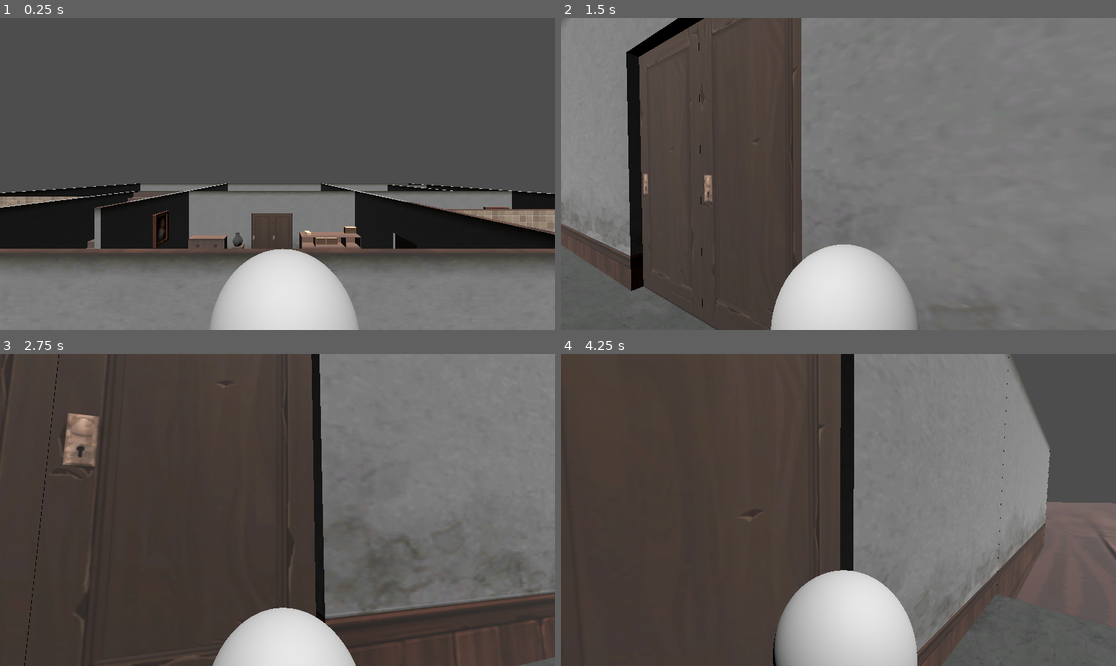
Above: before the commit, frames 1-4 (two rows, left to right).
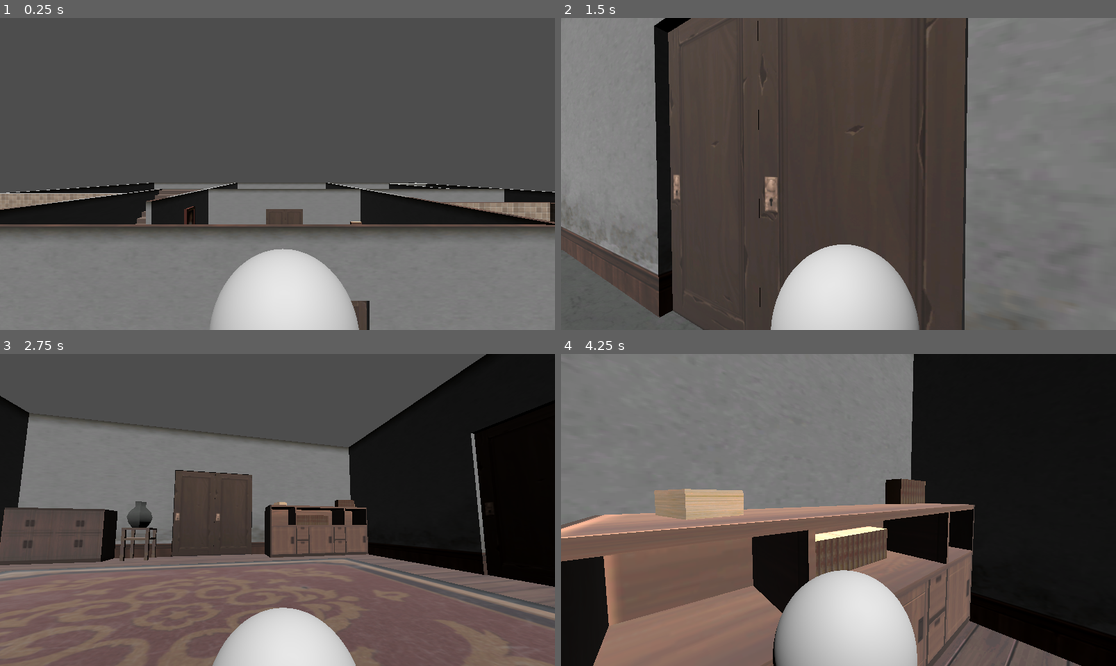
Above: after the commit, the same moments.

Repository: ChrFli/apl-beleuchtung-und-rendering
Game: Godot game, scene res://scenes/test_scene.tscn
Same seed, same stepped clock (60 frames per second), same inputs: the game is played once before the commit and once after it. This scene is started directly instead of the project's main scene.
Inputs (mouse positions are in pixels of both pictures, inside the frame that each line leads up to):
- Up to frame 1 (0.25 s): no input
- Up to frame 2 (1.5 s): tap Enter (ui_accept) at 0.5, 0.77, 0.8, 1.07, 1.35 s; move the mouse to (866, 174) at 0.52 s; hold Up (ui_up) from 0.53 s (still down); tap E (interact) at 0.6 s; move the mouse to (810, 174) at 1.27 s
- Up to frame 3 (2.75 s): keep holding Up (ui_up); tap Enter (ui_accept) at 1.52, 1.82, 2.3 s; tap E (interact) at 1.55, 2.1 s; move the mouse to (288, 503) at 2.02 s
- Up to frame 4 (4.25 s): keep holding Up (ui_up); move the mouse to (832, 516) at 2.77 s; tap E (interact) at 2.85 s; tap Enter (ui_accept) at 3.02, 3.32, 3.6, 3.77, 4.07 s; move the mouse to (877, 513) at 3.52 s

The runs differ from the first frame. In frame 1, 17% of the frame differs, in the area x 0-100%, y 52-100%; in frame 2, 33%; in frame 3, 72%; in frame 4, 86%, in the area x 0-100%, y 0-100%.

Commit message:
Revert "IDk"
This reverts commit 77a4ff1b30c855f7bed836869377c680aaf1dde8.

Diff:
--- a/Interactables/key.gd
+++ /dev/null
@@ -1,20 +0,0 @@
-extends StaticBody3D
-
-var toggle = false
-var interactable = true
-
-func interact():
-	if interactable:
-		interactable = false
-		toggle = !toggle
-
-		# Find the player node in the "player" group
-		var player = get_tree().get_nodes_in_group("player")[0]  # Assuming there's only one player
-
-		if player:
-			player.pick_up_key()  # Let the character know it picked up the key
-			queue_free()  # Remove the key from the scene
-			player.has_key = true  # Directly set the has_key status to true when the key is collected
-
-		await get_tree().create_timer(1.0, false).timeout
-		interactable = true
--- a/scenes/DoubleDoors.tscn
+++ b/scenes/DoubleDoors.tscn
@@ -144,7 +144,7 @@
 playeranimation = NodePath("../../AnimationPlayer")
 
 [node name="門002" type="MeshInstance3D" parent="hinge1/StaticBody3D"]
-transform = Transform3D(10.098, 0, 0, 0, 0, 10.098, 0, -10.098, 0, 0.00373018, -1.08718, -0.0179876)
+transform = Transform3D(10.098, 0, 0, 0, -4.41398e-07, 10.098, 0, -10.098, -4.41398e-07, 0.00373018, -1.08718, -0.0179876)
 mesh = SubResource("ArrayMesh_i13jd")
 skeleton = NodePath("")
 
--- a/scenes/Worldtester.tscn
+++ b/scenes/Worldtester.tscn
@@ -1,9 +1,8 @@
-[gd_scene load_steps=7 format=3 uid="uid://cs0j2mkyn65g1"]
+[gd_scene load_steps=6 format=3 uid="uid://cs0j2mkyn65g1"]
 
 [ext_resource type="PackedScene" uid="uid://drxna0qrhrswo" path="res://scenes/door.tscn" id="1_22fkl"]
 [ext_resource type="PackedScene" uid="uid://chtutpgwaitak" path="res://scenes/char_dummy.tscn" id="2_bfdo2"]
 [ext_resource type="PackedScene" uid="uid://ce244th5ihfds" path="res://scenes/DoubleDoors.tscn" id="3_sq84n"]
-[ext_resource type="PackedScene" uid="uid://btq4psiatfjmu" path="res://Interactables/key.tscn" id="4_kv6a0"]
 
 [sub_resource type="BoxShape3D" id="BoxShape3D_iquhi"]
 size = Vector3(1, 0.942383, 1)
@@ -26,8 +25,7 @@
 transform = Transform3D(1, 0, 0, 0, 1, 0, 0, 0, 1, -0.00548887, 1.24774, -0.00220132)
 
 [node name="OmniLight3D" type="OmniLight3D" parent="."]
-transform = Transform3D(1.37306, 0, 0, 0, 1, 0, 0, 0, 1, 0, 0.663662, 0.985437)
-omni_range = 11.4552
+transform = Transform3D(1, 0, 0, 0, 1, 0, 0, 0, 1, 0, 0.663662, 0.985437)
 
 [node name="StaticBody3D2" type="StaticBody3D" parent="."]
 transform = Transform3D(1, 0, 0, 0, 1, 0, 0, 0, 1, 1.77968, 8.73693, -14.2168)
@@ -45,6 +43,3 @@
 
 [node name="DoubleDoors" parent="." instance=ExtResource("3_sq84n")]
 transform = Transform3D(1, 0, 0, 0, 1, 0, 0, 0, 1, 2.17882, 1.29076, -0.246839)
-
-[node name="Key" parent="." instance=ExtResource("4_kv6a0")]
-transform = Transform3D(1, 0, 0, 0, 1, 0, 0, 0, 1, -3.12068, 0.896022, 4.66502)
--- a/scenes/test_scene.tscn
+++ b/scenes/test_scene.tscn
@@ -5,7 +5,7 @@
 [ext_resource type="PackedScene" uid="uid://eelx8utxq7f2" path="res://scenes/collision_walls.tscn" id="3_0v6e8"]
 [ext_resource type="PackedScene" uid="uid://drxna0qrhrswo" path="res://scenes/door.tscn" id="4_ahox0"]
 [ext_resource type="PackedScene" uid="uid://ce244th5ihfds" path="res://scenes/DoubleDoors.tscn" id="4_uksla"]
-[ext_resource type="PackedScene" uid="uid://btq4psiatfjmu" path="res://Interactables/key.tscn" id="6_3plwi"]
+[ext_resource type="PackedScene" uid="uid://dkmni3owxoxev" path="res://scenes/char_Zombie.tscn" id="6_6lgxh"]
 
 [sub_resource type="BoxShape3D" id="BoxShape3D_pb7eb"]
 size = Vector3(500, 1, 500)
@@ -52,7 +52,7 @@
 [node name="Test_Scene" type="Node3D"]
 
 [node name="CharDummy" parent="." instance=ExtResource("2_hk53w")]
-transform = Transform3D(0.1, 0, 0, 0, 0.1, 0, 0, 0, 0.1, 2.17941, -1.26832, 36.6214)
+transform = Transform3D(0.1, 0, 0, 0, 0.1, 0, 0, 0, 0.1, -0.409973, -1.39336, 40.3797)
 
 [node name="Camera3D" type="Camera3D" parent="."]
 transform = Transform3D(1, 0, 0, 0, 1, 0, 0, 0, 1, -2.84734, 52.9313, 364.541)
@@ -80,7 +80,7 @@
 transform = Transform3D(0.1, 0, 0, 0, -4.37114e-09, 0.1, 0, -0.1, -4.37114e-09, 0, -15.0556, 0)
 
 [node name="Door" parent="." instance=ExtResource("4_ahox0")]
-transform = Transform3D(-1.83594e-07, 0, -4.20013, 0, 4.28676, 0, 4.20013, 0, -1.83594e-07, 17.4045, -12.9319, 15.0905)
+transform = Transform3D(-1.83594e-07, 0, -4.20013, 0, 4.28676, 0, 4.20013, 0, -1.83594e-07, 17.3453, -12.9319, 15.1175)
 
 [node name="Door2" parent="." instance=ExtResource("4_ahox0")]
 transform = Transform3D(-4.32277, 0, 3.66223e-07, 0, 4.26267, 0, -3.77909e-07, 0, -4.18911, 23.1952, -12.8605, 20.1744)
@@ -97,5 +97,8 @@
 [node name="Door4" parent="." instance=ExtResource("4_ahox0")]
 transform = Transform3D(-1.88954e-07, 0, 4.18911, 0, 4.26267, 0, -4.32277, 0, -1.83112e-07, -15.0763, -12.8438, -16.5502)
 
-[node name="Key" parent="." instance=ExtResource("6_3plwi")]
-transform = Transform3D(3.90397, 0, 0, 0, 3.90397, 0, 0, 0, 3.90397, -5.38974, -13.9283, 32.6462)
+[node name="CharacterBody3D" parent="." instance=ExtResource("6_6lgxh")]
+transform = Transform3D(0.707107, 0, -0.707107, 0, 1, 0, 0.707107, 0, 0.707107, 33.2738, -17.7076, 12.0083)
+
+[node name="CharacterBody3D2" parent="." instance=ExtResource("6_6lgxh")]
+transform = Transform3D(-0.707107, 0, 0.707107, 0, 1, 0, -0.707107, 0, -0.707107, 38.433, -17.7252, 17.3928)
--- a/scripts/char_dummy.gd
+++ b/scripts/char_dummy.gd
@@ -8,18 +8,11 @@
 @onready var head = $Head
 @onready var camera = $Head/Camera3D
 
-var has_key = false
 
-# Function to return the current state of has_key
-func _haskey():
-	return has_key
 
-func pick_up_key():
-	has_key = true
 
 func _ready():
 	Input.set_mouse_mode(Input.MOUSE_MODE_CAPTURED)
-	add_to_group("player")
 
 func _unhandled_input(event: InputEvent):
 	if event is InputEventMouseMotion:
--- a/scripts/char_zombie.gd
+++ b/scripts/char_zombie.gd
@@ -1,15 +1,67 @@
+#extends CharacterBody3D
+#
+#
+#const SPEED = 5.0
+#const JUMP_VELOCITY = 4.5
+#const GRAVITY = 10
+#@onready  var pivot = $Head
+#@onready var camera = $Head/SpringArm3D/Camera3D
+#@export var sens =0.5
+#
+#func _ready():
+	#Input.mouse_mode = Input.MOUSE_MODE_CAPTURED
+	#
+#func _input(event):
+	#if event is InputEventMouseMotion:
+		#pivot.rotate_y(deg_to_rad(-event.relative.x * sens))
+		#pivot.rotate_x(deg_to_rad(-event.relative.y * sens))
+		#camera.rotation.x = clamp(pivot.rotation.x, deg_to_rad(-40), deg_to_rad(45))
+		#
+	#
+#func _physics_process(delta: float) -> void:
+	## Add gravity to the velocity
+	#if not is_on_floor():
+		#velocity.y -= GRAVITY * delta  # Hier wird die Schwerkraft auf das Objekt angewendet
+#
+	## Handle jump
+	#if Input.is_action_just_pressed("ui_accept") and is_on_floor():
+		#velocity.y = JUMP_VELOCITY
+#
+	## Get the input direction and handle movement/deceleration
+	#var input_dir: Vector2 = Input.get_vector("ui_left", "ui_right", "ui_up", "ui_down")
+	#var direction: Vector3 = (pivot.transform.basis * Vector3(input_dir.x, 0, input_dir.y)).normalized()
+	#
+	#
+	#if Input.is_action_just_pressed("quit"):
+		#get_tree().quit()
+#
+	#
+	#if direction:
+		#velocity.x = direction.x * SPEED
+		#velocity.z = direction.z * SPEED
+	#else:
+		#velocity.x = move_toward(velocity.x, 0, SPEED)
+		#velocity.z = move_toward(velocity.z, 0, SPEED)
+#
+	#move_and_slide()
+
 extends CharacterBody3D
-
 
 const SPEED = 5.0
 const JUMP_VELOCITY = 4.5
 const GRAVITY = 10
-@onready  var pivot = $Head
+@onready var pivot = $Head
 @onready var camera = $Head/SpringArm3D/Camera3D
-@export var sens =0.5
+@export var sens = 0.5
+
+# Zeitintervall, um zufällige Bewegungsrichtung zu ändern
+const RANDOM_MOVEMENT_INTERVAL = 2.0
+var movement_timer = 0.0
+var random_direction: Vector3 = Vector3.ZERO
 
 func _ready():
 	Input.mouse_mode = Input.MOUSE_MODE_CAPTURED
+	set_random_direction()  # Setze initial eine zufällige Richtung
 
 func _input(event):
 	if event is InputEventMouseMotion:
@@ -17,6 +69,9 @@
 		pivot.rotate_x(deg_to_rad(-event.relative.y * sens))
 		camera.rotation.x = clamp(pivot.rotation.x, deg_to_rad(-40), deg_to_rad(45))
 
+func set_random_direction():
+	# Generiere eine zufällige Richtung im Raum
+	random_direction = Vector3(randf_range(-1, 1), 0, randf_range(-1, 1)).normalized()
 
 func _physics_process(delta: float) -> void:
 	# Add gravity to the velocity
@@ -27,20 +82,19 @@
 	if Input.is_action_just_pressed("ui_accept") and is_on_floor():
 		velocity.y = JUMP_VELOCITY
 
-	# Get the input direction and handle movement/deceleration
-	var input_dir: Vector2 = Input.get_vector("ui_left", "ui_right", "ui_up", "ui_down")
-	var direction: Vector3 = (pivot.transform.basis * Vector3(input_dir.x, 0, input_dir.y)).normalized()
+	# Zufällige Bewegung alle paar Sekunden
+	movement_timer -= delta
+	if movement_timer <= 0:
+		movement_timer = RANDOM_MOVEMENT_INTERVAL  # Resette den Timer
+		set_random_direction()  # Setze eine neue zufällige Richtung
 
+	# Setze die Geschwindigkeit in der zufälligen Richtung
+	velocity.x = random_direction.x * SPEED
+	velocity.z = random_direction.z * SPEED
 
-	if Input.is_action_just_pressed("quit"):
-		get_tree().quit()
-
-
-	if direction:
-		velocity.x = direction.x * SPEED
-		velocity.z = direction.z * SPEED
-	else:
-		velocity.x = move_toward(velocity.x, 0, SPEED)
-		velocity.z = move_toward(velocity.z, 0, SPEED)
+	# Drehe das Modell in die Bewegungsrichtung
+	if random_direction.length() > 0:
+		# Drehe das Modell nur, wenn eine Bewegungsrichtung vorhanden ist
+		rotation.y = lerp_angle(rotation.y, random_direction.angle_to(Vector3.BACK), 0.1)
 
 	move_and_slide()
--- a/scripts/door.gd
+++ b/scripts/door.gd
@@ -4,22 +4,13 @@
 var interactable= true
 @export var animation_player: AnimationPlayer
 
-
-
 func interact():
-	# Find the player node in the "player" group (assuming you've added the player to this group in Chardummy.gd)
-	var player = get_tree().get_nodes_in_group("player")[0]  # Assuming there's only one player
-
-	if player and player._haskey():  # Check if player has the key
-		if interactable:
-			interactable = false
-			toggle = !toggle
-			if toggle == false:
-				animation_player.play("closedoor")
-			if toggle == true:
-				animation_player.play("opendoor")
-			await get_tree().create_timer(1.0, false).timeout
-			interactable = true
-	else:
-		# Door can't be opened message
-		print("The door can't be opened because you don't have the key.")
+	if interactable ==true:
+		interactable = false
+		toggle = !toggle
+		if toggle ==false:
+			animation_player.play("closedoor")
+		if toggle ==true:
+			animation_player.play("opendoor")
+		await get_tree().create_timer(1.0,false).timeout
+		interactable=true
--- a/scripts/doubledoors.gd
+++ b/scripts/doubledoors.gd
@@ -5,17 +5,12 @@
 @export var playeranimation:AnimationPlayer
 
 func interact():
-	var player = get_tree().get_nodes_in_group("player")[0]
-	if player and player._haskey():  # Check if player has the key
-		if interactable ==true:
-			interactable = false
-			toggle = !toggle
-			if toggle ==false:
-				playeranimation.play("closedouble")
-			if toggle ==true:
-				playeranimation.play("opendouble")
-			await get_tree().create_timer(1.0,false).timeout
-			interactable=true
-	else:
-		# Door can't be opened message
-		print("The door can't be opened because you don't have the key.")
+	if interactable ==true:
+		interactable = false
+		toggle = !toggle
+		if toggle ==false:
+			playeranimation.play("closedouble")
+		if toggle ==true:
+			playeranimation.play("opendouble")
+		await get_tree().create_timer(1.0,false).timeout
+		interactable=true
